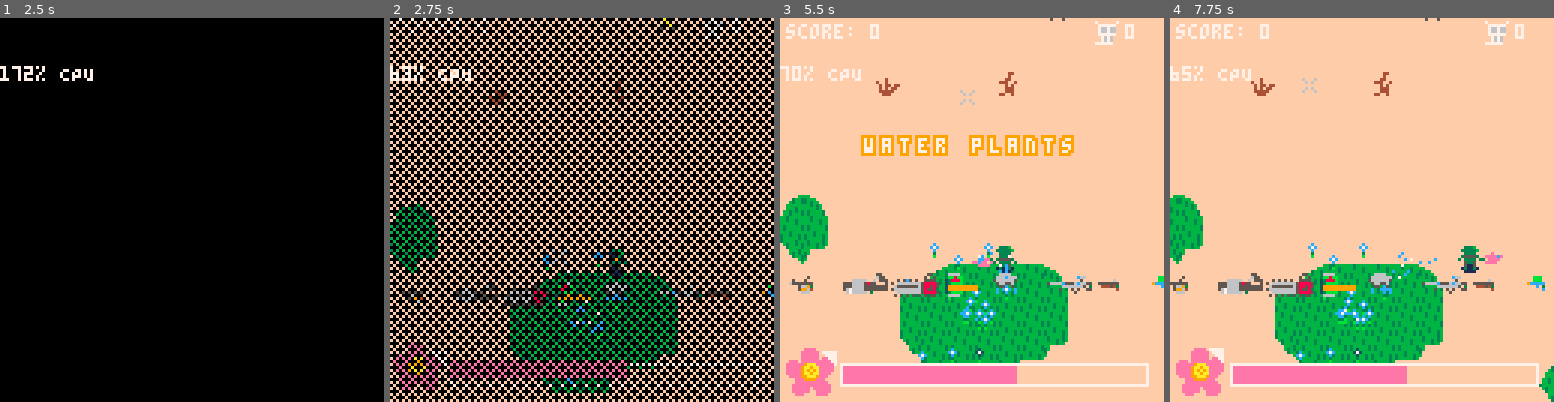
Above: before the commit, frames 1-4 (left to right).
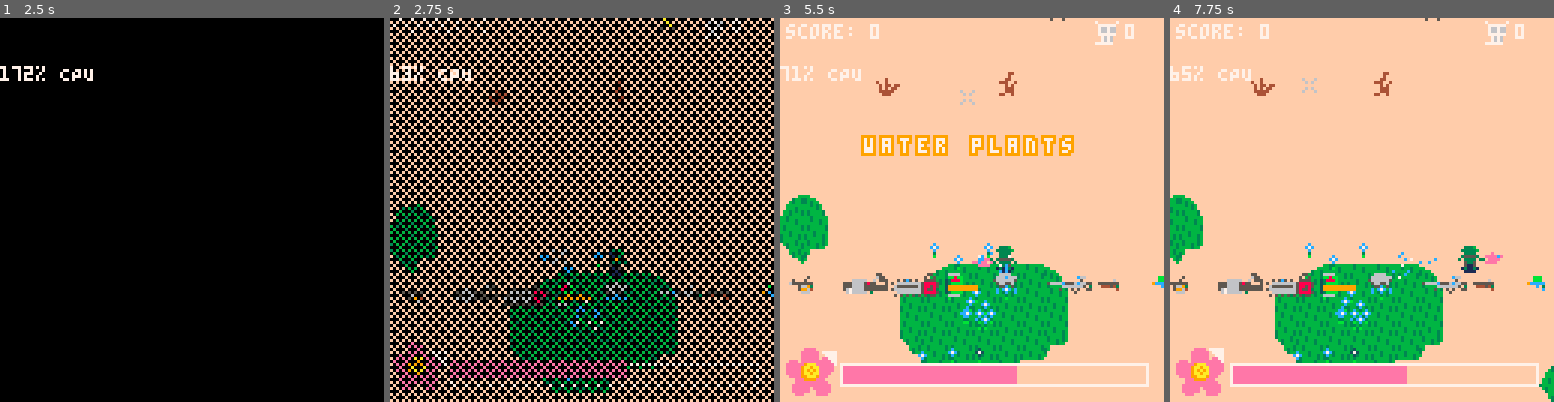
Above: after the commit, the same moments.

Repository: samboyer/ld46
Game: PICO-8 cartridge ld46.p8
The game is run twice, just before and just after one commit, with the same random seed, the same clock (stepped at 60 frames per second) and the same inputs.
Inputs (mouse positions are in pixels of both pictures, inside the frame that each line leads up to):
- Up to frame 1 (2.5 s): tap X (X key) at 0.33, 1.07, 1.85 s; click (280, 121) at 0.67 s; tap O (Z key) at 0.7, 1.7, 2.1 s; click (46, 267) at 1.22 s; hold Right 1.6-2.1 s; click (107, 114) at 1.77 s; hold Up 2.15-2.42 s; click (172, 259) at 2.32 s; hold Right from 2.47 s (still down)
- Up to frame 2 (2.75 s): keep holding Right; tap O (Z key) at 2.5 s
- Up to frame 3 (5.5 s): click (1014, 106) at 2.87 s; tap O (Z key) every 0.4 s from 2.9 to 5.3 s; tap X (X key) at 2.97, 4.08, 5.2 s; release Right at 3.03 s; hold Left 3.08-3.58 s; click (1075, 256) at 3.42 s; hold Down 3.63-3.97 s; click (841, 102) at 3.97 s; hold Right 4.02-4.68 s; click (902, 248) at 4.52 s; hold Up 4.73-5.03 s; click (964, 94) at 5.07 s; hold Left from 5.08 s (still down)
- Up to frame 4 (7.75 s): click (1419, 244) at 5.62 s; release Left at 5.68 s; tap O (Z key) every 0.4 s from 5.7 to 7.7 s; hold Down 5.73-6.03 s; hold Right 6.08-6.58 s; click (1481, 90) at 6.17 s; tap X (X key) at 6.32, 7.43 s; hold Right 6.63-7.13 s; click (1246, 236) at 6.72 s; hold Up 7.18-7.45 s; click (1308, 83) at 7.27 s; hold Right from 7.5 s (still down)

Frame 1 is identical in both runs. In frame 2, 0.2% of the frame differs, in the area x 39-56%, y 61-97%; in frame 3, less than 0.1%; in frame 4, 0.7%, in the area x 28-58%, y 58-90%.

Commit message:
fixes (sam is bad)

Diff:
--- a/ld46.p8
+++ b/ld46.p8
@@ -708,8 +708,8 @@
     sprite=(rnd(1)<0.2) and flr(rnd(4))+2 or mainflower
     local xx, yy=get_random_point_around(x,y, radius)
     add(sprites, {
-      x=xx-4,
-      y=yy-4,
+      x=flr(xx-4),
+      y=flr(yy-4),
       alivesprite=sprite,
       sprite=sprite,
       flip_x=(rnd(1)<0.5)
@@ -1144,15 +1144,17 @@
 end
 
 function update_health()
-  health=100
+  health=1
   weakest_flower=nil --makes the compiler happy
 
   for f in all(flowers) do
-    if f.health<health then
+    frac = f.health/f.maxhealth
+    if frac<health then
       weakest_flower=f
-      health=f.health
-    end
-  end
+      health=frac
+    end
+  end
+  health*=100
 
   if isintro and not run_timer and weakest_flower==nil then --END INTRO
     music(-1)
@@ -1745,42 +1747,42 @@
 generic_texts={
   "you are a saucy boy", --keep first!
   "you legend",
-  -- "amazing",
-  -- "outstanding move",
-  -- "huzzah",
-  -- "exceptional",
-  -- "magnificent",
-  -- "phenomenal",
-  -- "tubular",
-  -- "stonks",
-  -- "you did the thing",
-  -- "sample text",
-  -- "hey! listen!",
-  -- "owo what's this",
-  -- "yeet",
-  -- "qpuS aligned",
-  -- "reticulating splines",
+  "amazing",
+  "outstanding move",
+  "huzzah",
+  "exceptional",
+  "magnificent",
+  "phenomenal",
+  "tubular",
+  "stonks",
+  "you did the thing",
+  "sample text",
+  "hey! listen!",
+  "owo what's this",
+  "yeet",
+  "qpuS aligned",
+  "reticulating splines",
 }
 
 gameover_texts={
   {"change da worldmy final messagegoodb ye", 15, 31},
-  -- "ded",
-  -- "*pacman death sound*",
-  -- "you died",
-  -- "game over",
-  -- "you lose",
-  -- {"mission failed. we'llget em next time",21},
-  -- "death",
-  -- {"dehydration comesto us all",17},
-  -- "you had two jobs",
-  -- "flower says goodbye",
-  -- "bloom-slain",
-  -- {"omae wa moushindeiru",11},
-  -- {"\"everything not savedwill be lost\"",21},
-  -- {"you lose(the flowers)",8},
-  -- "f",
-  -- {"all your baseare belong to slug",13},
-  -- "sad violin sounds",
+  "ded",
+  "*pacman death sound*",
+  "you died",
+  "game over",
+  "you lose",
+  {"mission failed. we'llget em next time",21},
+  "death",
+  {"dehydration comesto us all",17},
+  "you had two jobs",
+  "flower says goodbye",
+  "bloom-slain",
+  {"omae wa moushindeiru",11},
+  {"\"everything not savedwill be lost\"",21},
+  {"you lose(the flowers)",8},
+  "f",
+  {"all your baseare belong to slug",13},
+  "sad violin sounds",
   {"you are nota saucy boy",11} --keep last!
 }
 
